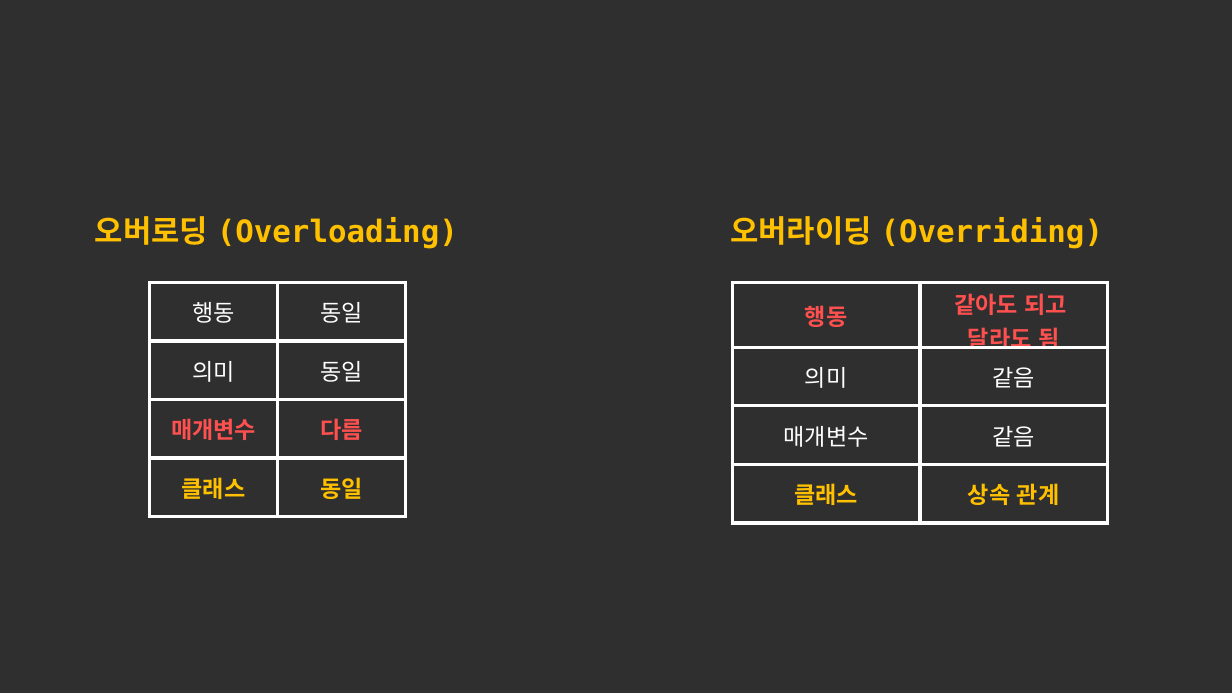
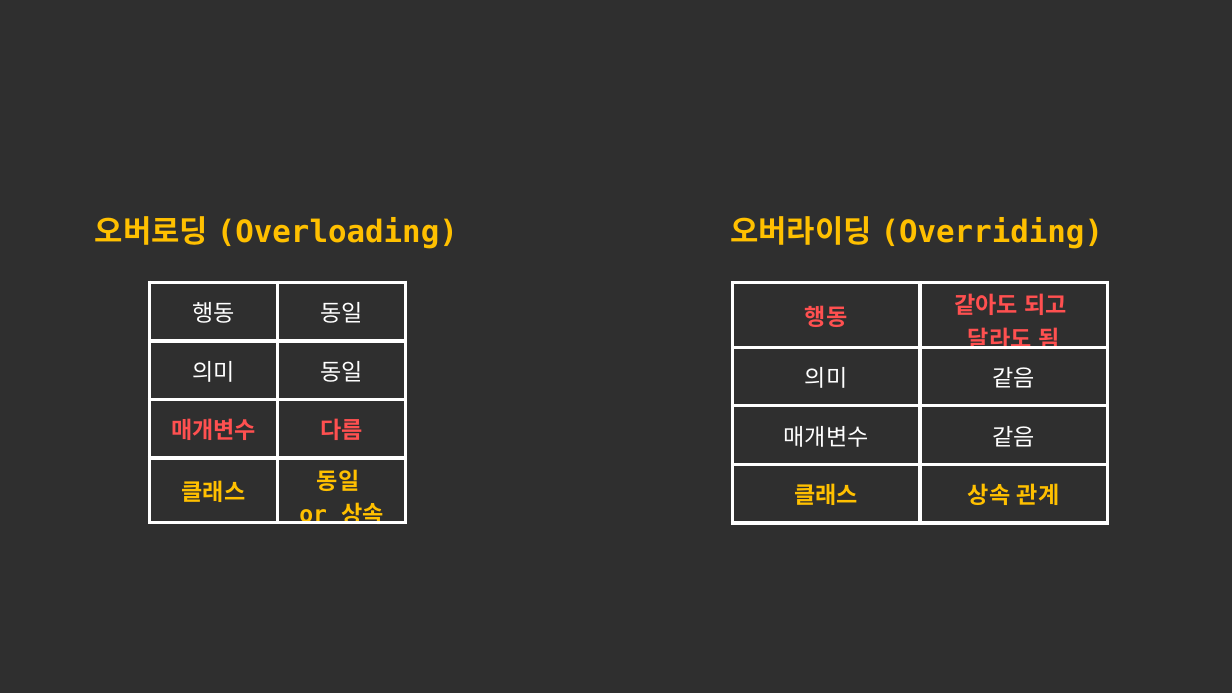
Before and after one commit to forwdevel/Full-Stack, a slide deck: slide 11 of 객체이론정리_2.pptx. Drawn at 1232x693 pixels with LibreOffice and Linux fonts; fonts in the diff are those of the drawing. Boxes give left, top, right and bottom in pixels: in the first picture for what was removed or moved away, otherwise in the second. Text is boxed around its words. In the diff, an @@ line names an element or a change of style, - is before the commit and + after.

```diff
--- a/객체이론정리_2.pptx
+++ b/객체이론정리_2.pptx
@@ table at bbox=[150, 283, 405, 528] @@
-row 4, column 2: 동일
+row 4, column 2: 동일 / or 상속
```
Also in this commit, not shown: 6 slides added.
